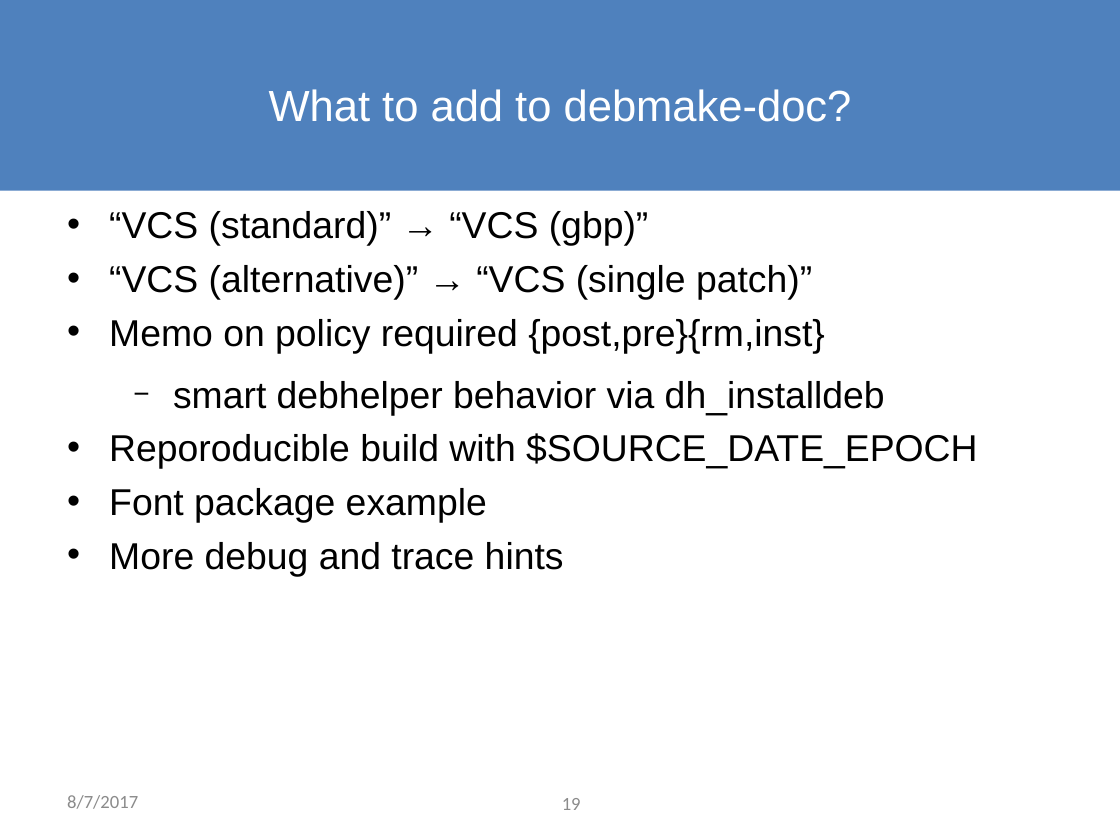
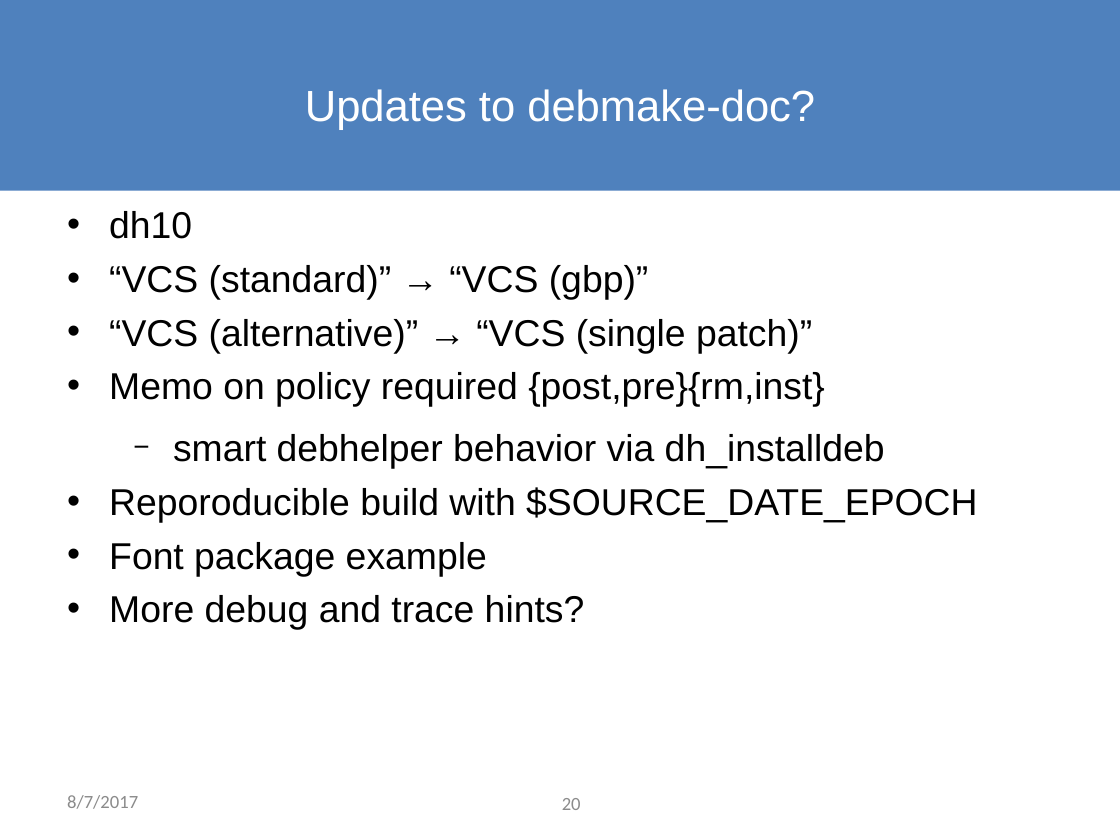
Before and after one commit to osamuaoki/Debconf17-MG-DEP-5, a slide deck: slide 20 of MG-DEP-5.odp (slide 19 before the commit). Drawn at 1120x840 pixels with LibreOffice and Linux fonts; fonts in the diff are those of the drawing; background and template pictures are left out. Boxes give left, top, right and bottom in pixels: in the first picture for what was removed or moved away, otherwise in the second. Text is boxed around its words. In the diff, an @@ line names an element or a change of style, - is before the commit and + after.

Commit message:
dh10

```diff
--- a/MG-DEP-5.odp
+++ b/MG-DEP-5.odp
@@ title at [305, 89, 815, 130]: text changed @@
-What to add to debmake-doc?
+Updates to debmake-doc?
@@ text at [109, 211, 192, 239]: paragraph added @@
+• dh10
@@ text at [109, 595, 585, 630]: text changed @@
-• More debug and trace hints
+• More debug and trace hints?
@@ page number at [562, 798, 581, 810]: text changed @@
-19
+20
```
Also in this commit, not shown: 1 slide added.
